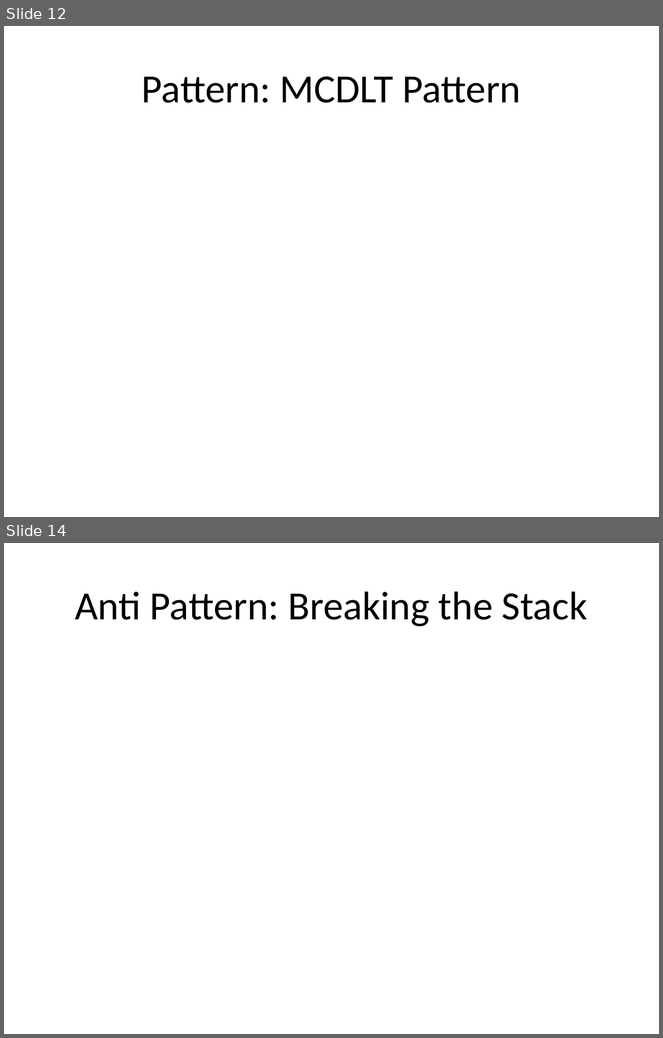
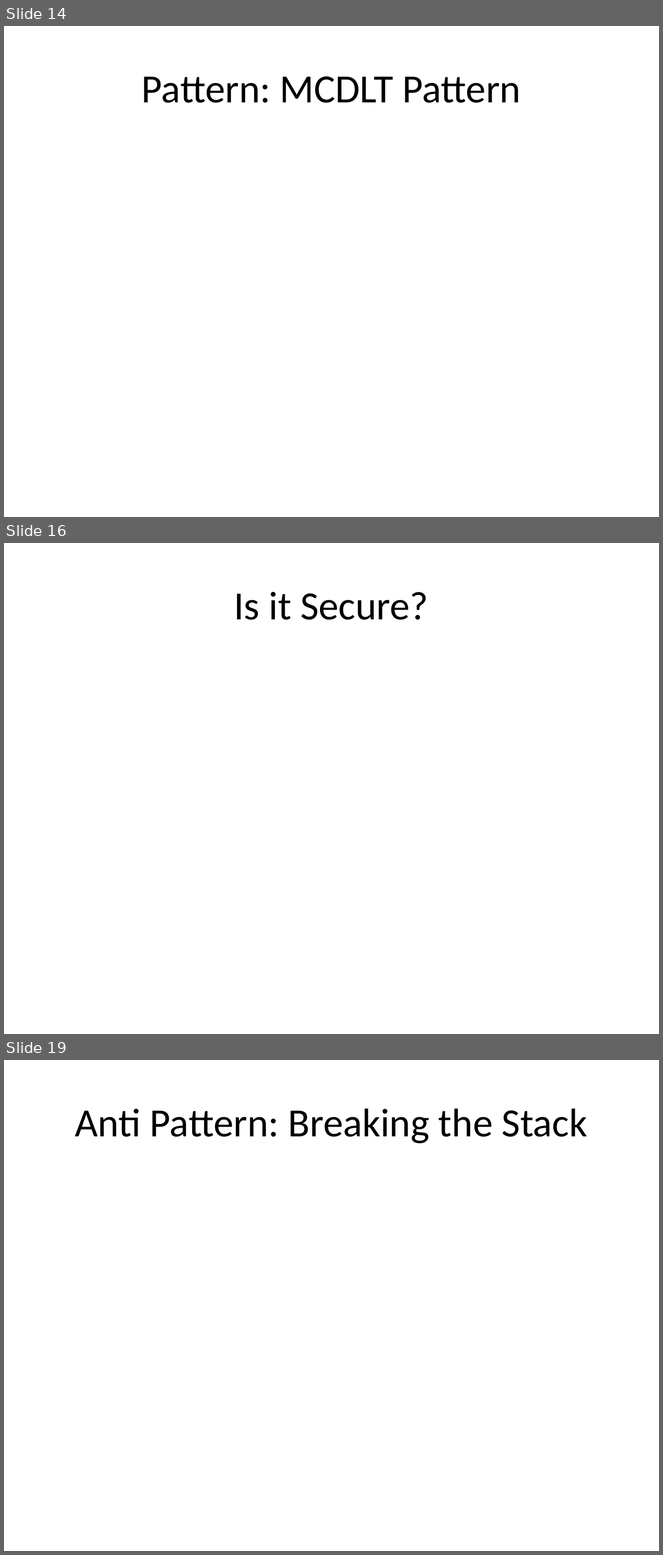
Before and after one commit to danielsomerfield/dev-nexus-presentation, a slide deck: deck/Dev Nexus Presentation.pptx. Shown one above the other, each under a label of ours: slides 12 and 14 before the commit, slides 14, 16 and 19 after it; the slides between them are not shown. The pictures are 663x1038 and 663x1555 pixels, drawn with LibreOffice and Linux fonts; fonts in the diff are those of the drawing. Boxes give left, top, right and bottom in pixels: in the first picture for what was removed or moved away, otherwise in the second. Text is boxed around its words. In the diff, an @@ line names an element or a change of style, - is before the commit and + after.

```diff
--- a/deck/Dev Nexus Presentation.pptx
+++ b/deck/Dev Nexus Presentation.pptx
@@ slide 16 added at (x1=4, y1=543, x2=659, y2=1034), background #FFFFFF @@
@@ title added at (x1=234, y1=592, x2=428, y2=620), 44 pt, text #000000 @@
+Is it Secure?
@@ what was slide 12 is now slide 14 @@
@@ what was slide 14 is now slide 19 @@
```
Also in this commit, not shown: 5 slides changed, 3 other slides added, 5 other files.
